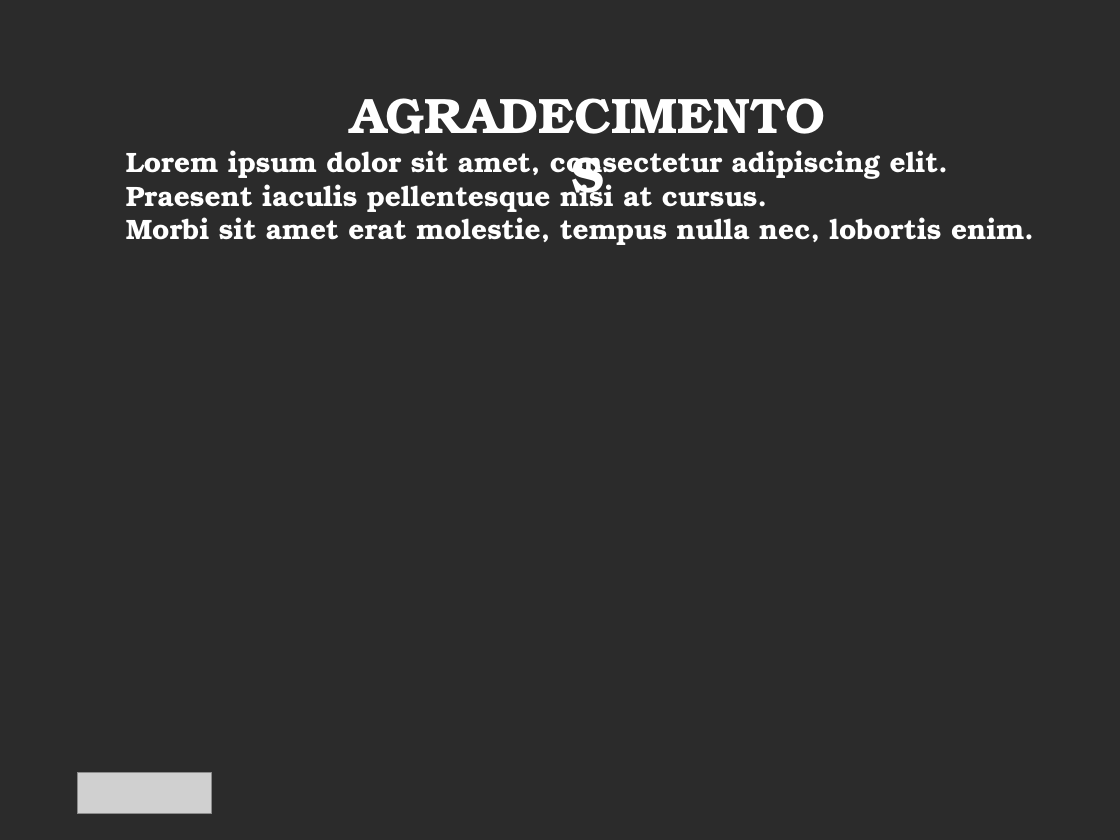
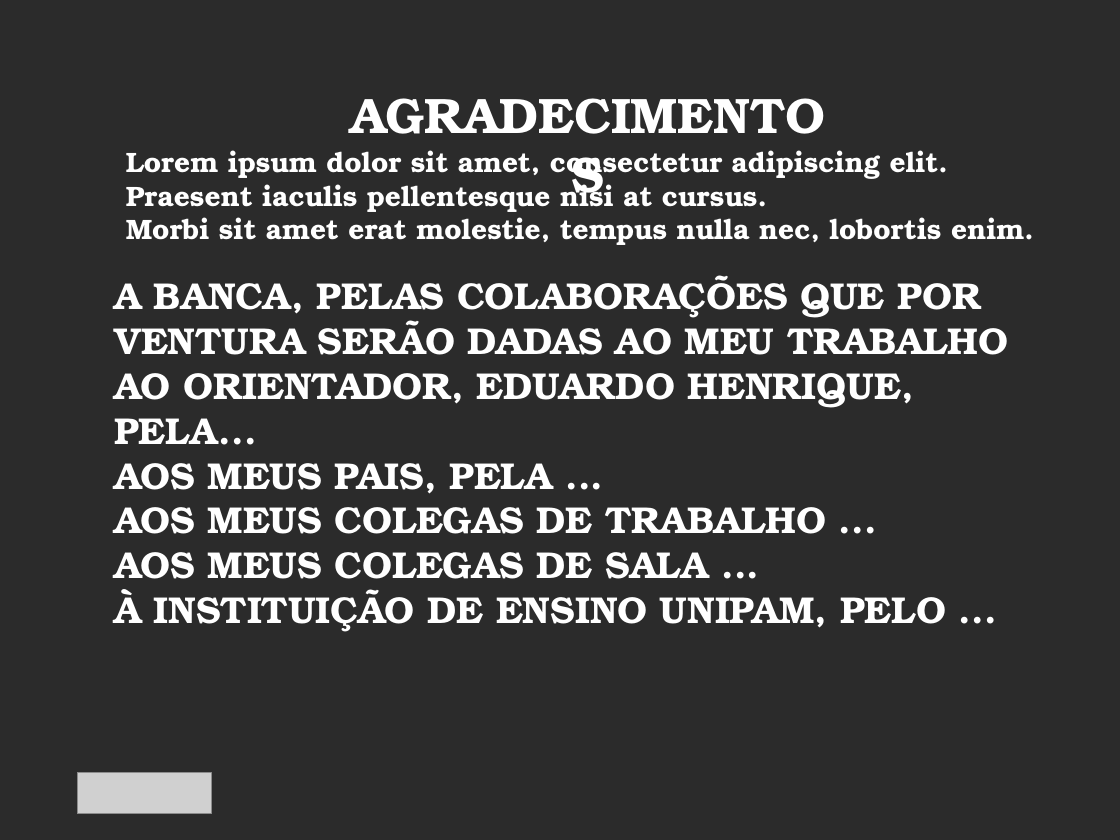
Before and after one commit to cesarmsj/sistema-administrativo-para-bibliotecas, a slide deck: slide 13 of Apresentação/Apresentação defesa Novateca.pptx. Drawn at 1120x840 pixels with LibreOffice and Linux fonts; fonts in the diff are those of the drawing; grey boxes stand for pictures; background and template pictures are left out; a plain dark background stands for a picture behind light text. Boxes give left, top, right and bottom in pixels: in the first picture for what was removed or moved away, otherwise in the second. Text is boxed around its words. In the diff, an @@ line names an element or a change of style, - is before the commit and + after.

```diff
--- a/Apresentação/Apresentação defesa Novateca.pptx
+++ b/Apresentação/Apresentação defesa Novateca.pptx
@@ text added at (114,275,1008,632), 24 pt, text #FFFFFF, bold @@
+A BANCA, PELAS COLABORAÇÕES QUE POR VENTURA SERÃO DADAS AO MEU TRABALHO
+AO ORIENTADOR, EDUARDO HENRIQUE, PELA...
+AOS MEUS PAIS, PELA ...
+AOS MEUS COLEGAS DE TRABALHO ...
+AOS MEUS COLEGAS DE SALA ...
+À INSTITUIÇÃO DE ENSINO UNIPAM, PELO ...
```
Also in this commit, not shown: 1 slide added, 1 slide removed, 48 other files.
